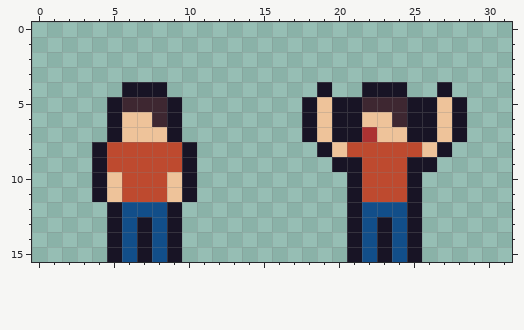
A pixel-art sprite gets an edit: assets/characters/civilian_spritesheet.png. That is the earlier state.
The file is 32x16 pixels.
After:
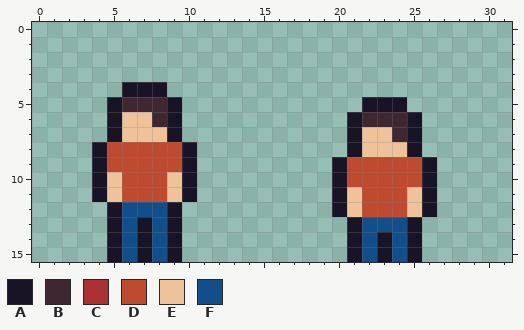
Palette (. is transparent): A #181425  B #3e2731  C #ac3232  D #be4a2f  E #eec39a  F #124e89
From old to new:
{"y":4,"x":19,"old":"A","new":"."}
{"y":4,"x":22,"old":"AAA","new":"..."}
{"y":4,"x":27,"old":"A","new":"."}
{"y":5,"x":18,"old":"AEAABBBAAEA","new":"....AAA...."}
{"y":6,"x":18,"old":"AEA","new":"..."}
{"y":6,"x":22,"old":"EE","new":"BB"}
{"y":6,"x":26,"old":"AEA","new":"..."}
{"y":7,"x":18,"old":"AEA","new":"..."}
{"y":7,"x":22,"old":"C","new":"E"}
{"y":7,"x":24,"old":"E","new":"B"}
{"y":7,"x":26,"old":"AEA","new":"..."}
{"y":8,"x":19,"old":"AEDDDDDEA","new":"..AEEEA.."}
{"y":9,"x":21,"old":"A","new":"D"}
{"y":9,"x":25,"old":"A","new":"D"}
{"y":10,"x":20,"old":".A","new":"AD"}
{"y":10,"x":25,"old":"A.","new":"DA"}
{"y":11,"x":20,"old":".A","new":"AE"}
{"y":11,"x":25,"old":"A.","new":"EA"}
{"y":12,"x":20,"old":".AFFFA.","new":"AEDDDEA"}
{"y":13,"x":23,"old":"A","new":"F"}
{"label":"changed","picture_box":[302,82,467,232]}
